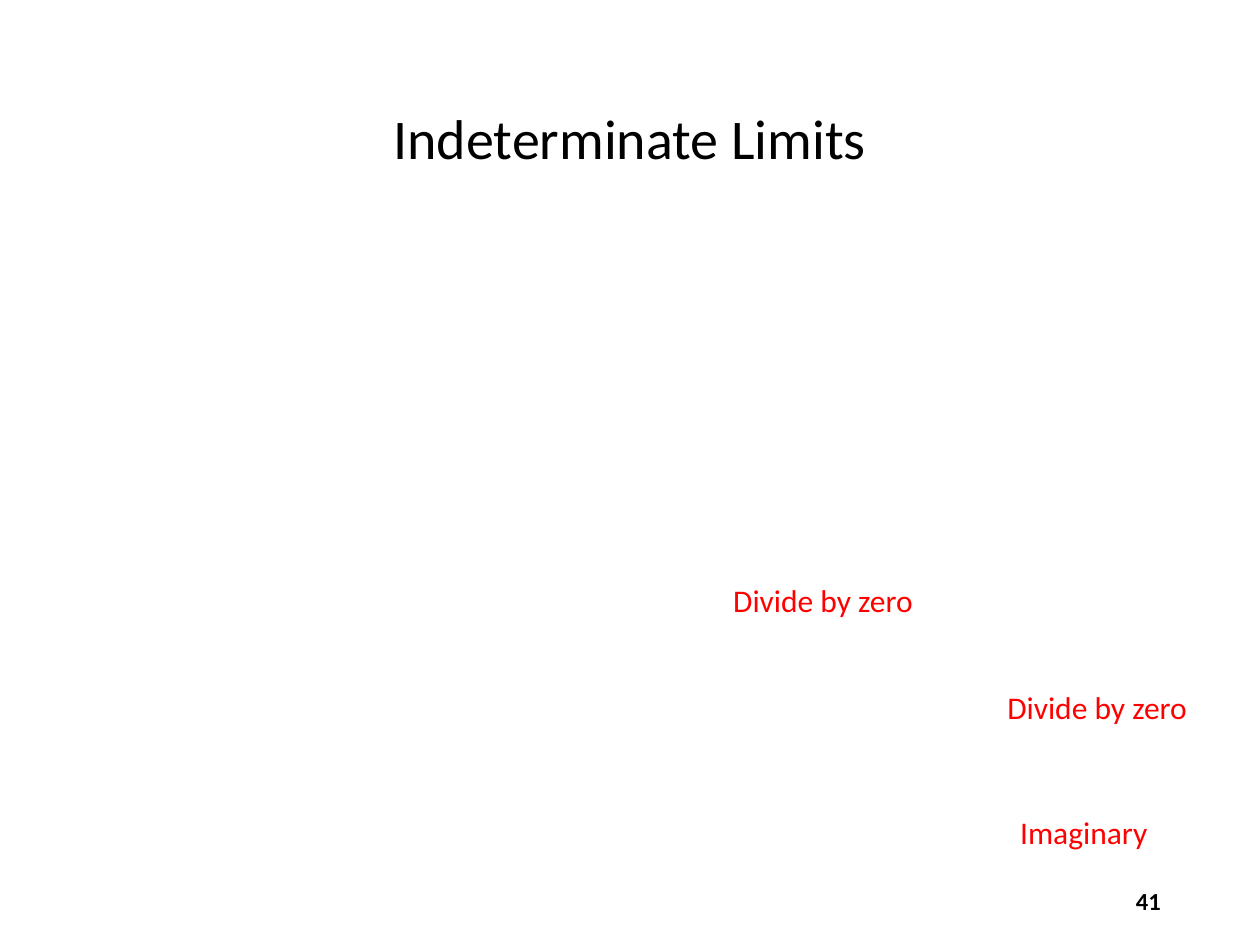
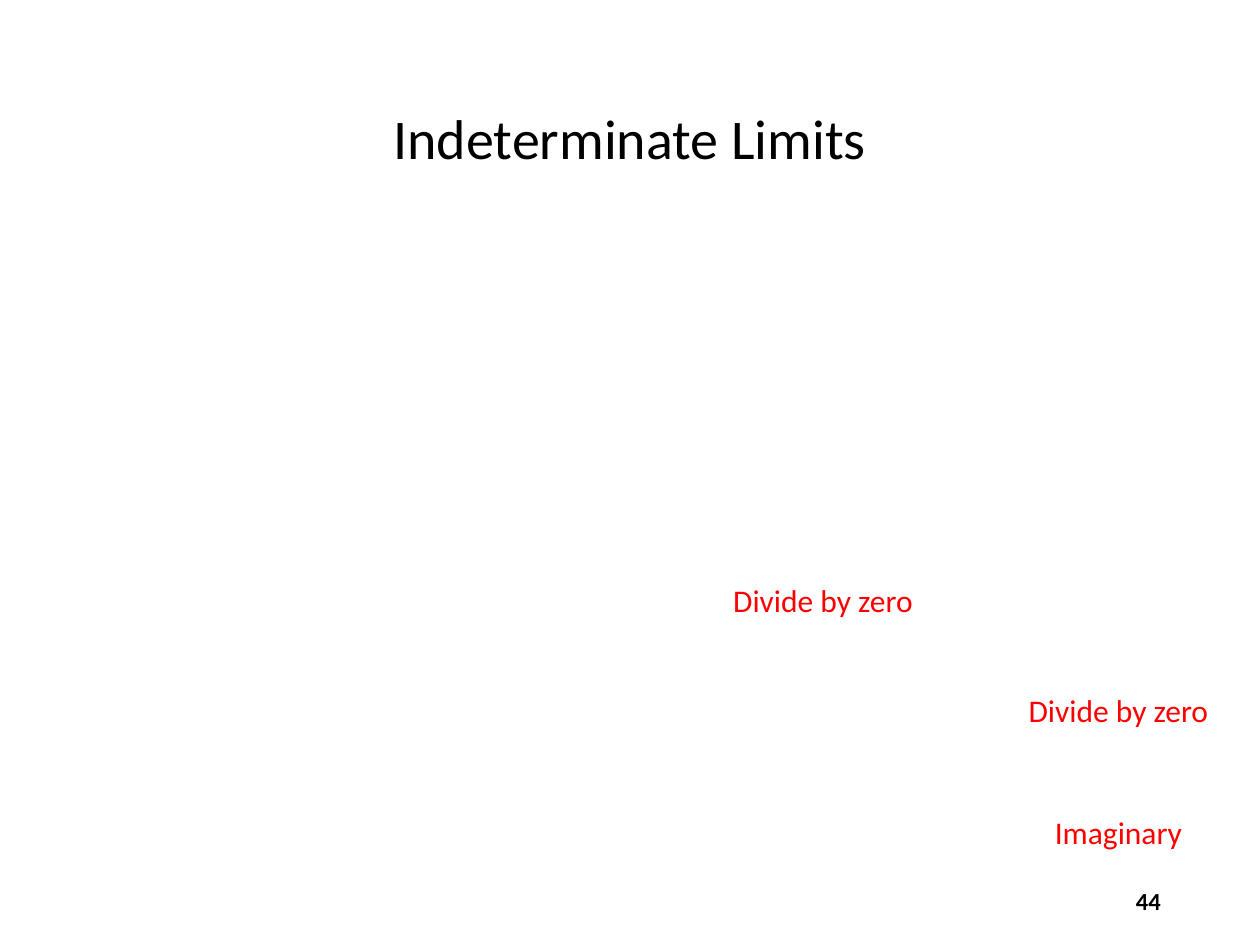
Before and after one commit to dbiersach/scicomp101, a slide deck: slide 44 of Session 06 - Infinite Series and Limits/Session 06 - Infinite Series and Limits.pptx (slide 41 before the commit). Drawn at 1260x945 pixels with LibreOffice and Linux fonts; fonts in the diff are those of the drawing; grey boxes stand for pictures. Boxes give left, top, right and bottom in pixels: in the first picture for what was removed or moved away, otherwise in the second. Text is boxed around its words. In the diff, an @@ line names an element or a change of style, - is before the commit and + after.

Commit message:
Update limit derivations

```diff
--- a/Session 06 - Infinite Series and Limits/Session 06 - Infinite Series and Limits.pptx
+++ b/Session 06 - Infinite Series and Limits/Session 06 - Infinite Series and Limits.pptx
@@ text "Divide by zero": place and size @@
-text "Divide by zero" at <box>1007,697,1186,724</box>
+text "Divide by zero" at <box>1029,700,1208,727</box>
@@ text "Imaginary": place and size @@
-text "Imaginary" at <box>1020,822,1147,850</box>
+text "Imaginary" at <box>1055,822,1182,850</box>
@@ page number at <box>1136,894,1161,910</box>: text changed @@
-41
+44
```
Also in this commit, not shown: 3 other slides changed, 3 slides added.
